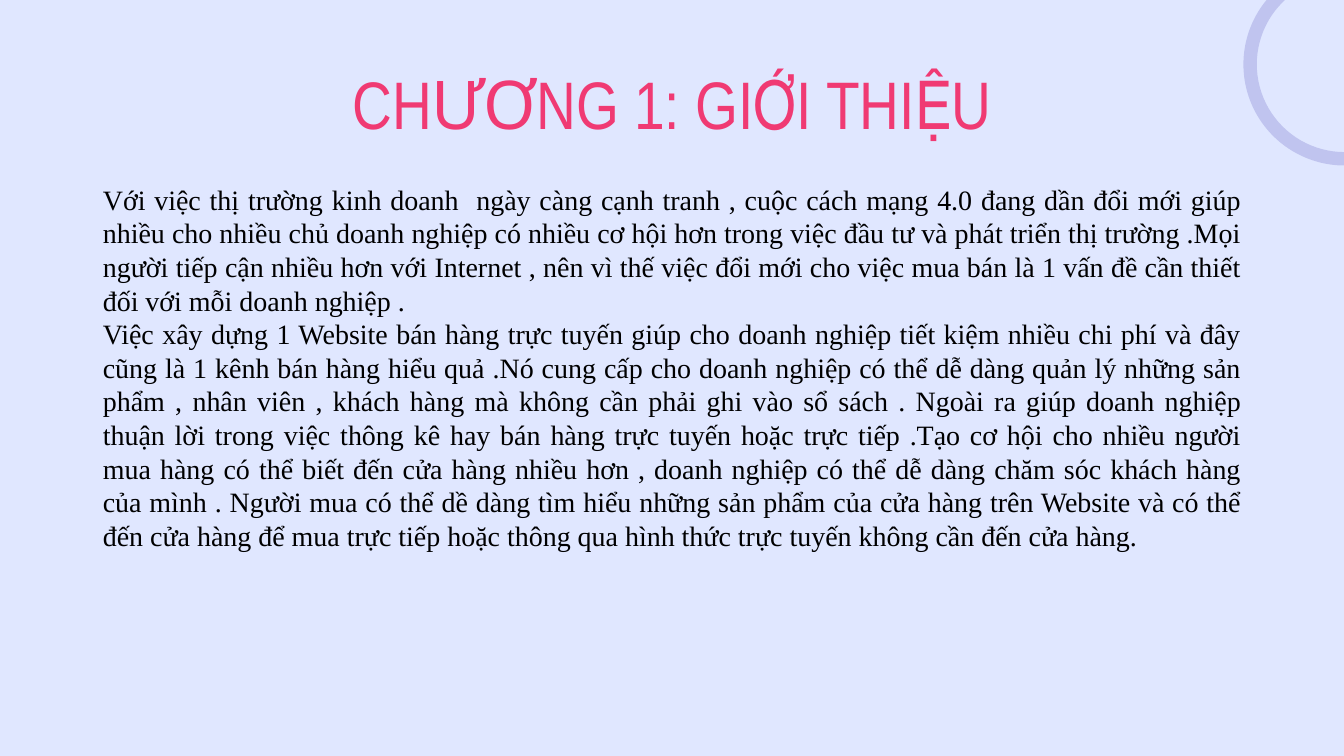
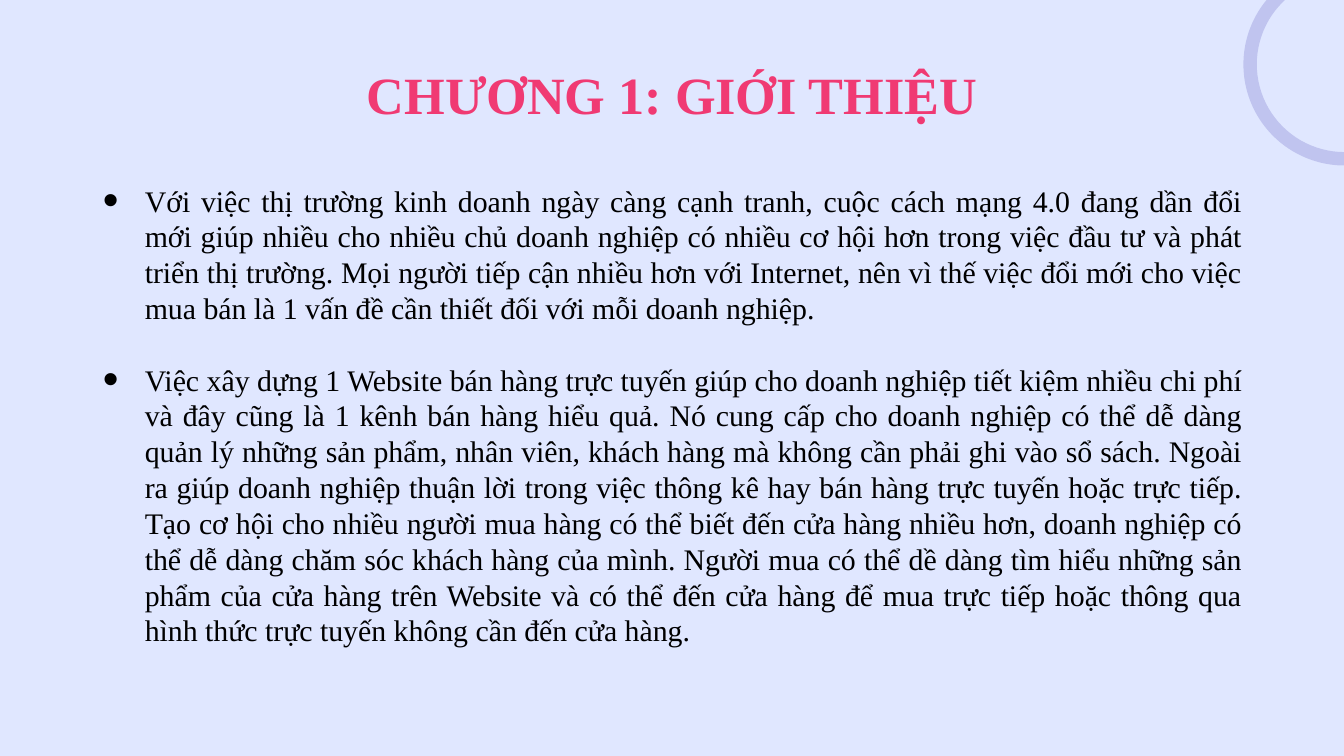
Before and after one commit to hoangtuandrive/GearVM, a slide deck: slide 3 of Báo Cáo/Nhom77_Final/Nhom77_PPT.pptx (slide 2 before the commit). Drawn at 1344x756 pixels with LibreOffice and Linux fonts; fonts in the diff are those of the drawing. Boxes give left, top, right and bottom in pixels: in the first picture for what was removed or moved away, otherwise in the second. Text is boxed around its words. In the diff, an @@ line names an element or a change of style, - is before the commit and + after.

```diff
--- a/Báo Cáo/Nhom77_Final/Nhom77_PPT.pptx
+++ b/Báo Cáo/Nhom77_Final/Nhom77_PPT.pptx
@@ title "CHƯƠNG 1: GIỚI THIỆU" at (367, 73, 977, 124): size 36 to 28 pt, font Arial Narrow to Times New Roman, bold on @@
@@ text at (145, 190, 1242, 647): text changed; size 15 to 16 pt @@
-Với việc thị trường kinh doanh ngày càng cạnh tranh , cuộc cách mạng 4.0 đang dần đổi mới giúp nhiều cho nhiều chủ doanh nghiệp có nhiều cơ hội hơn trong việc đầu tư và phát triển thị trường .Mọi người tiếp cận nhiều hơn với Internet , nên vì thế việc đổi mới cho việc mua bán là 1 vấn đề cần thiết đối với mỗi doanh nghiệp .
-Việc xây dựng 1 Website bán hàng trực tuyến giúp cho doanh nghiệp tiết kiệm nhiều chi phí và đây cũng là 1 kênh bán hàng hiểu quả .Nó cung cấp cho doanh nghiệp có thể dễ dàng quản lý những sản phẩm , nhân viên , khách hàng mà không cần phải ghi vào sổ sách . Ngoài ra giúp doanh nghiệp thuận lời trong việc thông kê hay bán hàng trực tuyến hoặc trực tiếp .Tạo cơ hội cho nhiều người mua hàng có thể biết đến cửa hàng nhiều hơn , doanh nghiệp có thể dễ dàng chăm sóc khách hàng của mình . Người mua có thể dề dàng tìm hiểu những sản phẩm của cửa hàng trên Website và có thể đến cửa hàng để mua trực tiếp hoặc thông qua hình thức trực tuyến không cần đến cửa hàng.
+• Với việc thị trường kinh doanh ngày càng cạnh tranh, cuộc cách mạng 4.0 đang dần đổi mới giúp nhiều cho nhiều chủ doanh nghiệp có nhiều cơ hội hơn trong việc đầu tư và phát triển thị trường. Mọi người tiếp cận nhiều hơn với Internet, nên vì thế việc đổi mới cho việc mua bán là 1 vấn đề cần thiết đối với mỗi doanh nghiệp.
+• Việc xây dựng 1 Website bán hàng trực tuyến giúp cho doanh nghiệp tiết kiệm nhiều chi phí và đây cũng là 1 kênh bán hàng hiểu quả. Nó cung cấp cho doanh nghiệp có thể dễ dàng quản lý những sản phẩm, nhân viên, khách hàng mà không cần phải ghi vào sổ sách. Ngoài ra giúp doanh nghiệp thuận lời trong việc thông kê hay bán hàng trực tuyến hoặc trực tiếp. Tạo cơ hội cho nhiều người mua hàng có thể biết đến cửa hàng nhiều hơn, doanh nghiệp có thể dễ dàng chăm sóc khách hàng của mình. Người mua có thể dề dàng tìm hiểu những sản phẩm của cửa hàng trên Website và có thể đến cửa hàng để mua trực tiếp hoặc thông qua hình thức trực tuyến không cần đến cửa hàng.
```
Also in this commit, not shown: 18 other slides changed, 3 slides added, 9 slides removed, 15 other files.
